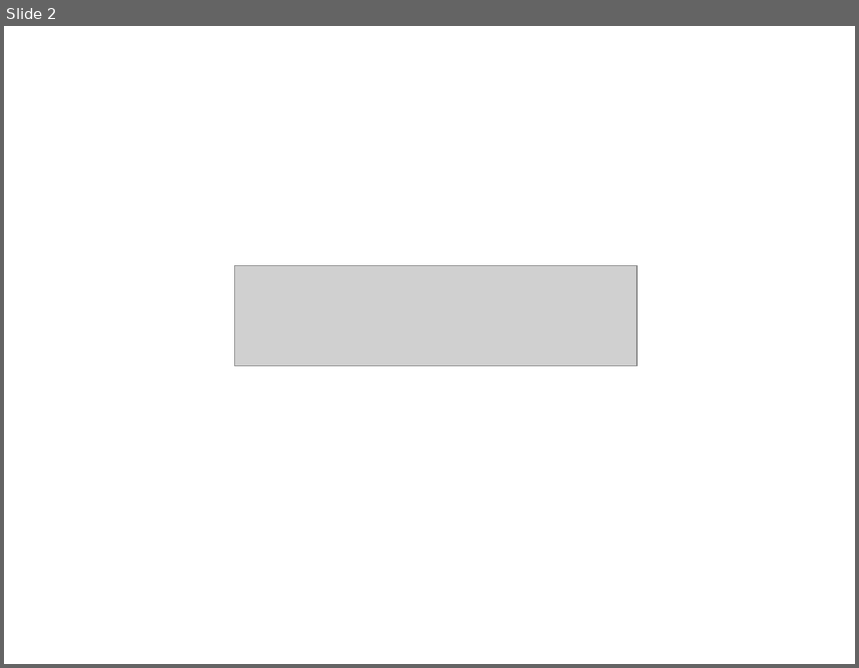
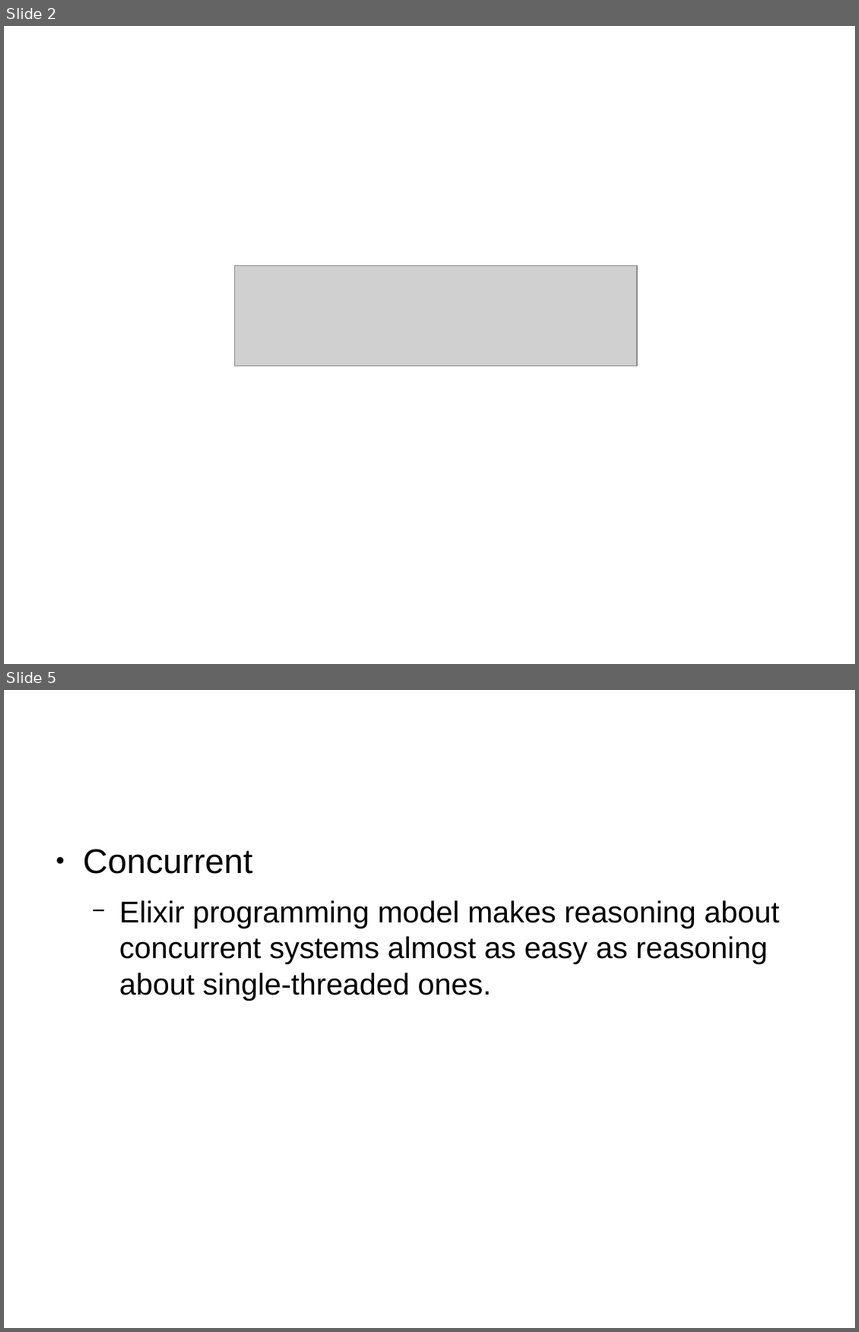
Before and after one commit to ramortegui/talks, a slide deck: odps/working_with_phoenix.odp. Shown one above the other, each under a label of ours: slide 2 before the commit, slides 2 and 5 after it; the slides between them are not shown. The pictures are 859x668 and 859x1332 pixels, drawn with LibreOffice and Linux fonts; fonts in the diff are those of the drawing; grey boxes stand for pictures. Boxes give left, top, right and bottom in pixels: in the first picture for what was removed or moved away, otherwise in the second. Text is boxed around its words. In the diff, an @@ line names an element or a change of style, - is before the commit and + after.

```diff
--- a/odps/working_with_phoenix.odp
+++ b/odps/working_with_phoenix.odp
@@ slide 5 added at [4,690,855,1328], background #FFFFFF @@
@@ text added at [83,849,780,1000], 28 pt, text #000000 @@
+● Concurrent
+  − Elixir programming model makes reasoning about concurrent systems almost as easy as reasoning about single-threaded ones.
```
Also in this commit, not shown: 8 slides changed, 21 other slides added, 1 slide removed.
